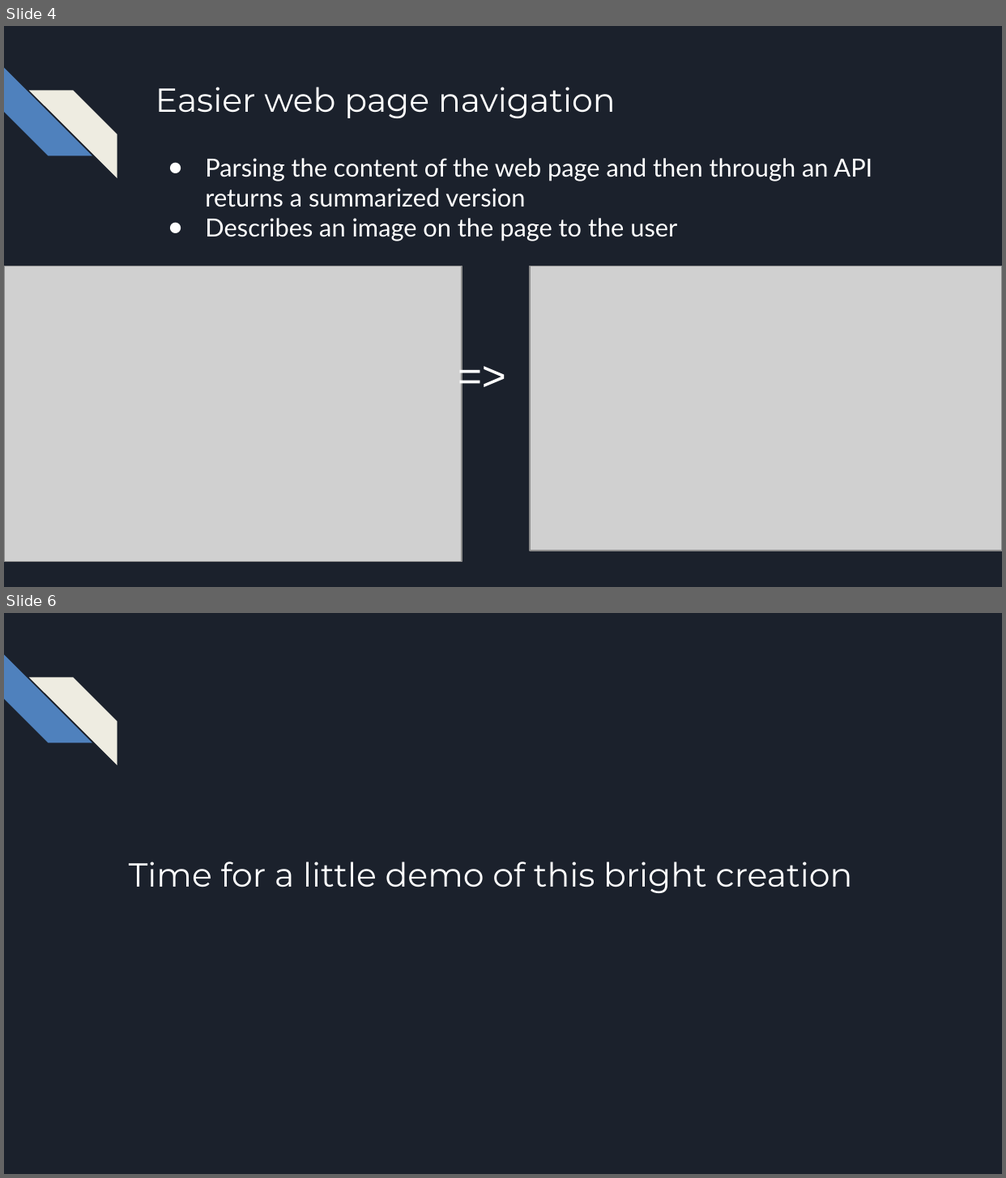
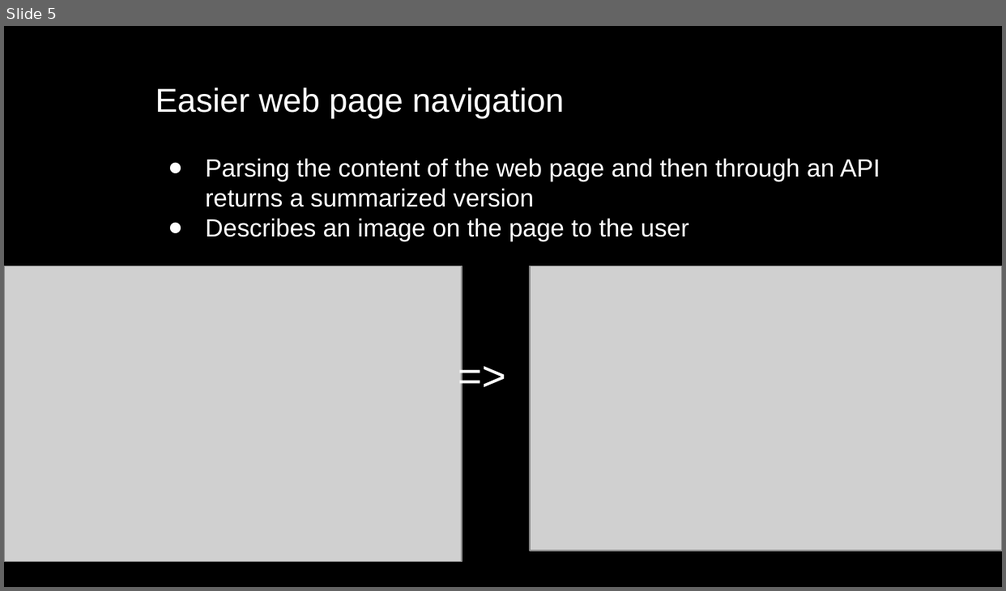
Before and after one commit to glasgow2017/team-8, a slide deck: presentation/Cyclops.pptx. Shown one above the other, each under a label of ours: slides 4 and 6 before the commit, slide 5 after it; the slides between them are not shown. The pictures are 1006x1178 and 1006x591 pixels, drawn with LibreOffice and Linux fonts; fonts in the diff are those of the drawing; grey boxes stand for pictures; background and template pictures are left out. Boxes give left, top, right and bottom in pixels: in the first picture for what was removed or moved away, otherwise in the second. Text is boxed around its words. In the diff, an @@ line names an element or a change of style, - is before the commit and + after.

```diff
--- a/presentation/Cyclops.pptx
+++ b/presentation/Cyclops.pptx
@@ slide 6 removed at [4, 613, 1002, 1174], background #1B212C; not listed: 2 template elements that a slide beside it also shows @@
@@ text removed at [129, 862, 853, 893] @@
-Time for a little demo of this bright creation
@@ what was slide 4 is now slide 5 @@
@@ slide 5 changed as well @@
@@ background #1B212C to picture (left out) @@
@@ diag stripe removed at [4, 68, 91, 156] @@
@@ text "Easier web page navigation" at [155, 88, 564, 118]: font Montserrat to Arial @@
@@ diag stripe removed at [29, 90, 117, 177] @@
@@ text "Parsing the content of the ..." at [205, 158, 880, 241]: font Lato to Arial @@
```
Also in this commit, not shown: 4 other slides changed, 4 slides added, 2 other slides removed.
